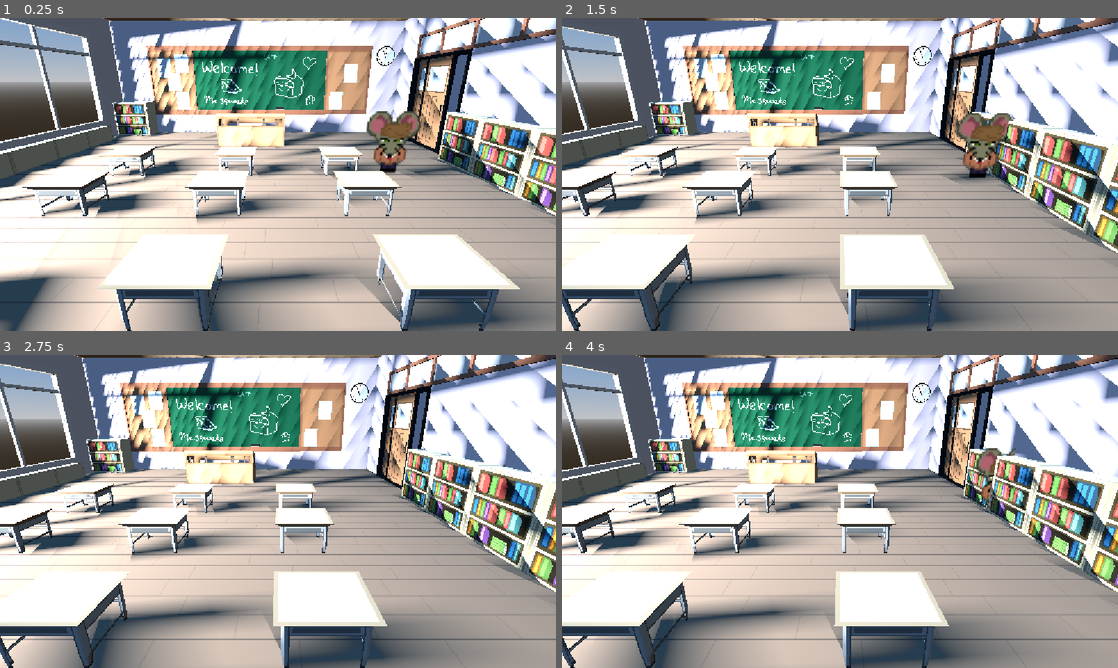
Above: before the commit, frames 1-4 (two rows, left to right).
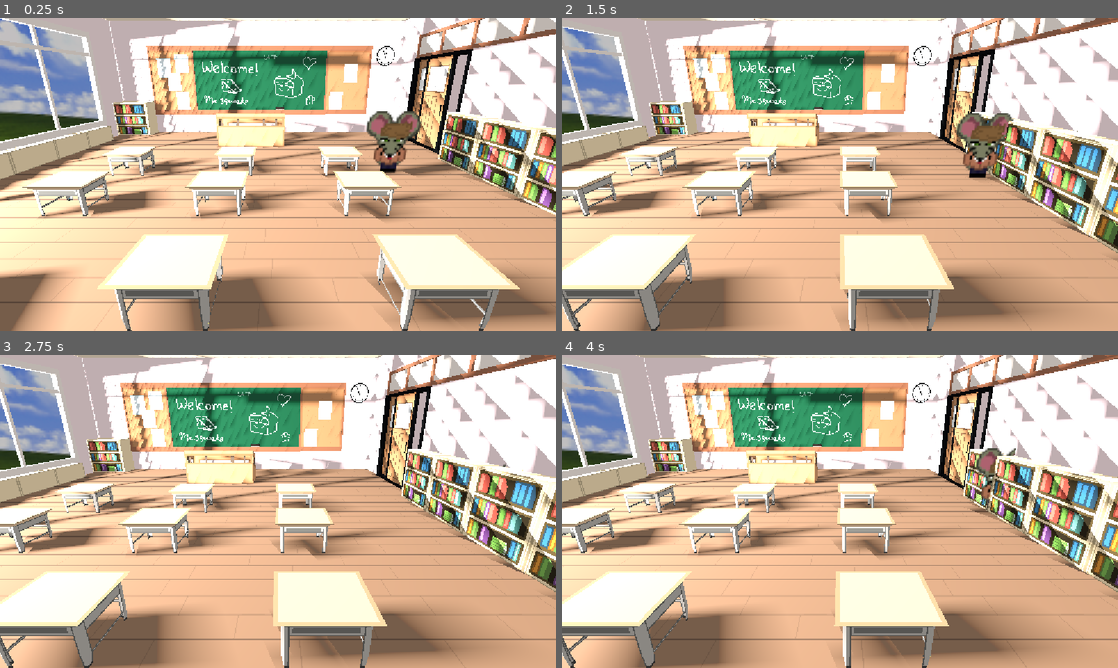
Above: after the commit, the same moments.

Repository: sid-the-loser/riskuits
Game: Godot game, scene res://scenes/test.tscn
Same seed, same stepped clock (60 frames per second), same inputs: the game is played once before the commit and once after it.
Inputs:
- Up to frame 1 (0.25 s): no input
- Up to frame 2 (1.5 s): hold Right (move_right) 0.53-1.28 s; hold Down (move_down) from 1.28 s (still down)
- Up to frame 3 (2.75 s): release Down (move_down) at 2.03 s; hold Right (move_right) from 2.03 s (still down)
- Up to frame 4 (4 s): release Right (move_right) at 2.78 s; hold Up (move_up) 2.78-3.53 s; hold Left (move_left) from 3.53 s (still down)

The runs differ from the first frame. In frame 1, 74% of the frame differs, in the area x 0-100%, y 0-100%; in frame 2, 75%; in frame 3, 76%; in frame 4, 76%.

Commit message:
i dont know anymore

Diff:
--- a/scenes/test.tscn
+++ b/scenes/test.tscn
@@ -1,21 +1,20 @@
-[gd_scene load_steps=7 format=3 uid="uid://c3mgol4nrts6b"]
+[gd_scene load_steps=9 format=3 uid="uid://c3mgol4nrts6b"]
 
 [ext_resource type="Script" uid="uid://du6mtnue0r5dw" path="res://scripts/rail_cam.gd" id="1_bl13t"]
 [ext_resource type="PackedScene" uid="uid://uww0dw0d6m7f" path="res://prefabs/player.tscn" id="1_errlg"]
 [ext_resource type="PackedScene" uid="uid://bdgi38t1sv8jn" path="res://models/RiscuitsClassroomNoBorder.gltf" id="3_iyx0m"]
+[ext_resource type="Environment" uid="uid://cuxra7uc8caxi" path="res://world_environment_stuff/inclass_environment.tres" id="4_74lek"]
+[ext_resource type="Texture2D" uid="uid://cdlx06pifmfpi" path="res://sprites/skybox/Bliss_(Windows_XP).png" id="5_j5jx5"]
 
-[sub_resource type="ProceduralSkyMaterial" id="ProceduralSkyMaterial_errlg"]
-sky_top_color = Color(0.22471717, 0.5023197, 0.81317407, 1)
-sky_horizon_color = Color(0.75804967, 0.76420516, 0.7765107, 1)
+[sub_resource type="StandardMaterial3D" id="StandardMaterial3D_lpvoh"]
+albedo_texture = ExtResource("5_j5jx5")
 
-[sub_resource type="Sky" id="Sky_bl13t"]
-sky_material = SubResource("ProceduralSkyMaterial_errlg")
+[sub_resource type="QuadMesh" id="QuadMesh_at5dv"]
 
-[sub_resource type="Environment" id="Environment_iyx0m"]
-background_mode = 2
-sky = SubResource("Sky_bl13t")
-fog_light_energy = 0.0
-volumetric_fog_density = 0.004
+[sub_resource type="StandardMaterial3D" id="StandardMaterial3D_jcd4p"]
+emission = Color(1, 1, 1, 1)
+emission_energy_multiplier = 2.68
+grow_amount = -7.162
 
 [node name="Test" type="Node3D"]
 
@@ -30,9 +29,6 @@
 
 [node name="Player" parent="." instance=ExtResource("1_errlg")]
 transform = Transform3D(1.8, 0, 0, 0, 1.8, 0, 0, 0, 1.8, 8.941399, 1, -9.185396)
-
-[node name="WorldEnvironment" type="WorldEnvironment" parent="."]
-environment = SubResource("Environment_iyx0m")
 
 [node name="DirectionalLight3D" type="DirectionalLight3D" parent="."]
 transform = Transform3D(0.12527607, 0.30766034, -0.94321316, 0.030362247, 0.94906867, 0.313603, 0.9916572, -0.06792503, 0.10955435, -8.113295, 0, 8.661687)
@@ -49,9 +45,9 @@
 light_indirect_energy = 16.0
 light_volumetric_fog_energy = 16.0
 shadow_enabled = true
-distance_fade_enabled = true
-spot_range = 53.168
-spot_angle = 77.791
+shadow_blur = 2.067
+spot_range = 70.0
+spot_angle = 71.0
 
 [node name="SpotLight3D2" type="SpotLight3D" parent="."]
 transform = Transform3D(0.3591421, 0.4411913, -0.82241553, 0.016891103, 0.87799, 0.47838092, 0.93313, -0.18569821, 0.30787095, -23.152996, 8.465008, 1.5327473)
@@ -59,16 +55,15 @@
 light_indirect_energy = 16.0
 light_volumetric_fog_energy = 16.0
 shadow_enabled = true
-distance_fade_enabled = true
-spot_range = 53.168
-spot_angle = 77.791
+shadow_blur = 2.067
+spot_range = 70.0
+spot_angle = 71.0
 
-[node name="SpotLight3D3" type="SpotLight3D" parent="."]
-transform = Transform3D(0.3591421, 0.4411913, -0.82241553, 0.016891103, 0.87799, 0.47838092, 0.93313, -0.18569821, 0.30787095, -23.152996, 8.465008, 1.5327473)
-light_energy = 16.0
-light_indirect_energy = 16.0
-light_volumetric_fog_energy = 16.0
-shadow_enabled = true
-distance_fade_enabled = true
-spot_range = 53.168
-spot_angle = 77.791
+[node name="WorldEnvironment" type="WorldEnvironment" parent="."]
+environment = ExtResource("4_74lek")
+
+[node name="MeshInstance3D" type="MeshInstance3D" parent="."]
+transform = Transform3D(55.72973, 0, 56.794212, 0, 79.57, 0, -56.794212, 0, 55.72973, -51.927963, 6.5489492, -34.70256)
+material_override = SubResource("StandardMaterial3D_lpvoh")
+mesh = SubResource("QuadMesh_at5dv")
+surface_material_override/0 = SubResource("StandardMaterial3D_jcd4p")
--- /dev/null
+++ b/world_environment_stuff/inclass_environment.tres
@@ -0,0 +1,13 @@
+[gd_resource type="Environment" load_steps=3 format=3 uid="uid://cuxra7uc8caxi"]
+
+[sub_resource type="ProceduralSkyMaterial" id="ProceduralSkyMaterial_prk7x"]
+
+[sub_resource type="Sky" id="Sky_wlxty"]
+sky_material = SubResource("ProceduralSkyMaterial_prk7x")
+
+[resource]
+background_mode = 2
+background_color = Color(1, 1, 1, 1)
+sky = SubResource("Sky_wlxty")
+ambient_light_source = 2
+ambient_light_color = Color(0.7807016, 0.7807017, 0.7807016, 1)
Binary file added: sprites/skybox/Bliss_(Windows_XP).png
Not shown, added: sprites/skybox/Bliss_(Windows_XP).png.import
Binary file added: sprites/skybox/bluesky.jpg
Not shown, added: sprites/skybox/bluesky.jpg.import
